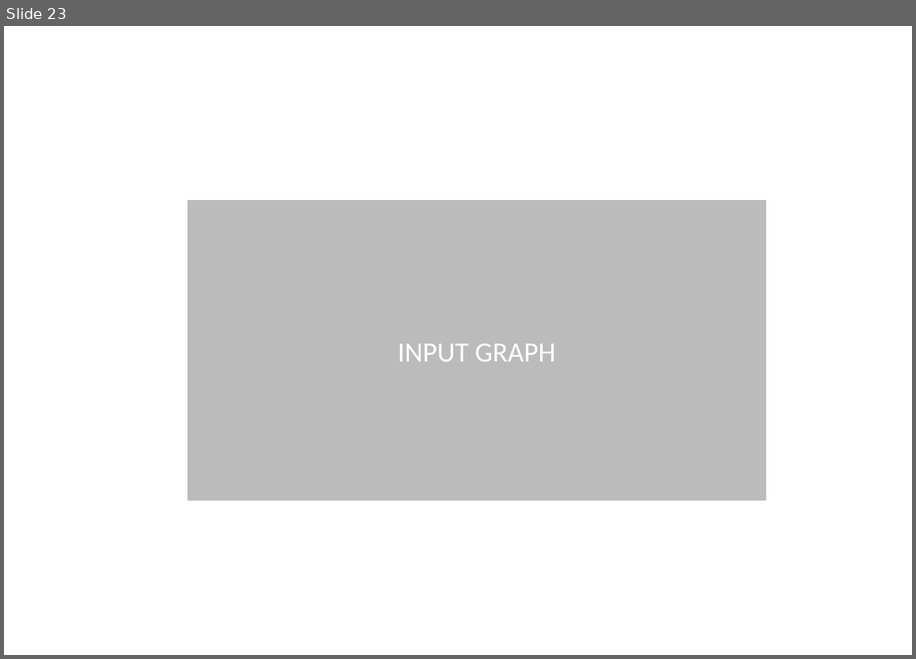
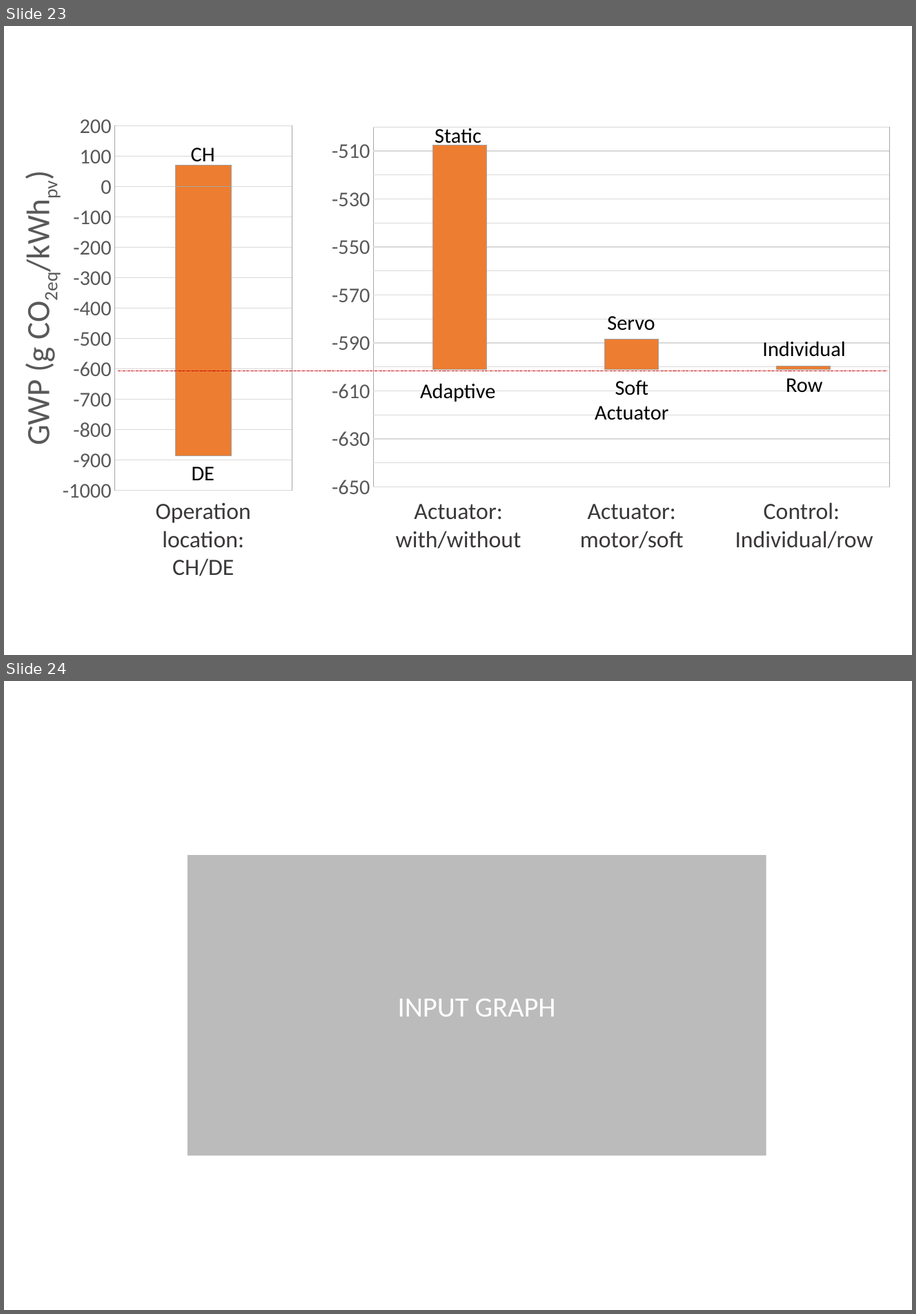
Before and after one commit to architecture-building-systems/LCA_Paper, a slide deck: elsarticle/Images/Thesis charts.pptx. Shown one above the other, each under a label of ours: slide 23 before the commit, slides 23 and 24 after it. The pictures are 916x659 and 916x1314 pixels, drawn with LibreOffice and Linux fonts; fonts in the diff are those of the drawing. Boxes give left, top, right and bottom in pixels: in the first picture for what was removed or moved away, otherwise in the second. Text is boxed around its words. In the diff, an @@ line names an element or a change of style, - is before the commit and + after.

```diff
--- a/elsarticle/Images/Thesis charts.pptx
+++ b/elsarticle/Images/Thesis charts.pptx
@@ slide 23 added at (4,26,912,655), background #FFFFFF @@
@@ column stacked chart added at (15,109,312,505) @@
+categories: 1
+Series 1: -890
+Series 2: 70
@@ column stacked chart added at (303,111,906,506) @@
+categories: 1, 2, 3
+Series 1: -508, -588, -600
+Series 2: -94, -13, -2
@@ text added at (435,128,481,147), 18 pt, text #000000 @@
+Static
@@ text added at (191,147,215,166), 18 pt, text #000000 @@
+CH
@@ text added at (607,316,655,330), 18 pt, text #000000 @@
+Servo
@@ text added at (762,341,845,357), 18 pt, text #000000 @@
+Individual
@@ line added from (118, 370) to (887, 370), #C00000 0.25 pt dashed @@
@@ text added at (420,383,495,401), 18 pt, text #000000 @@
+Adaptive
@@ text added at (595,380,668,420), 18 pt, text #000000 @@
+Soft
+Actuator
@@ text added at (786,378,822,392), 18 pt, text #000000 @@
+Row
@@ text added at (192,466,214,480), 18 pt, text #000000 @@
+DE
@@ text added at (156,502,251,576), 20 pt, text #3B3838 @@
+Operation location: CH/DE
@@ text added at (396,503,522,548), 20 pt, text #3B3838 @@
+Actuator: with/without
@@ text added at (580,503,684,548), 20 pt, text #3B3838 @@
+Actuator: motor/soft
@@ text added at (735,502,873,548), 20 pt, text #3B3838 @@
+Control:
+Individual/row
@@ what was slide 23 is now slide 24 @@
```
Also in this commit, not shown: 1 slide changed.
